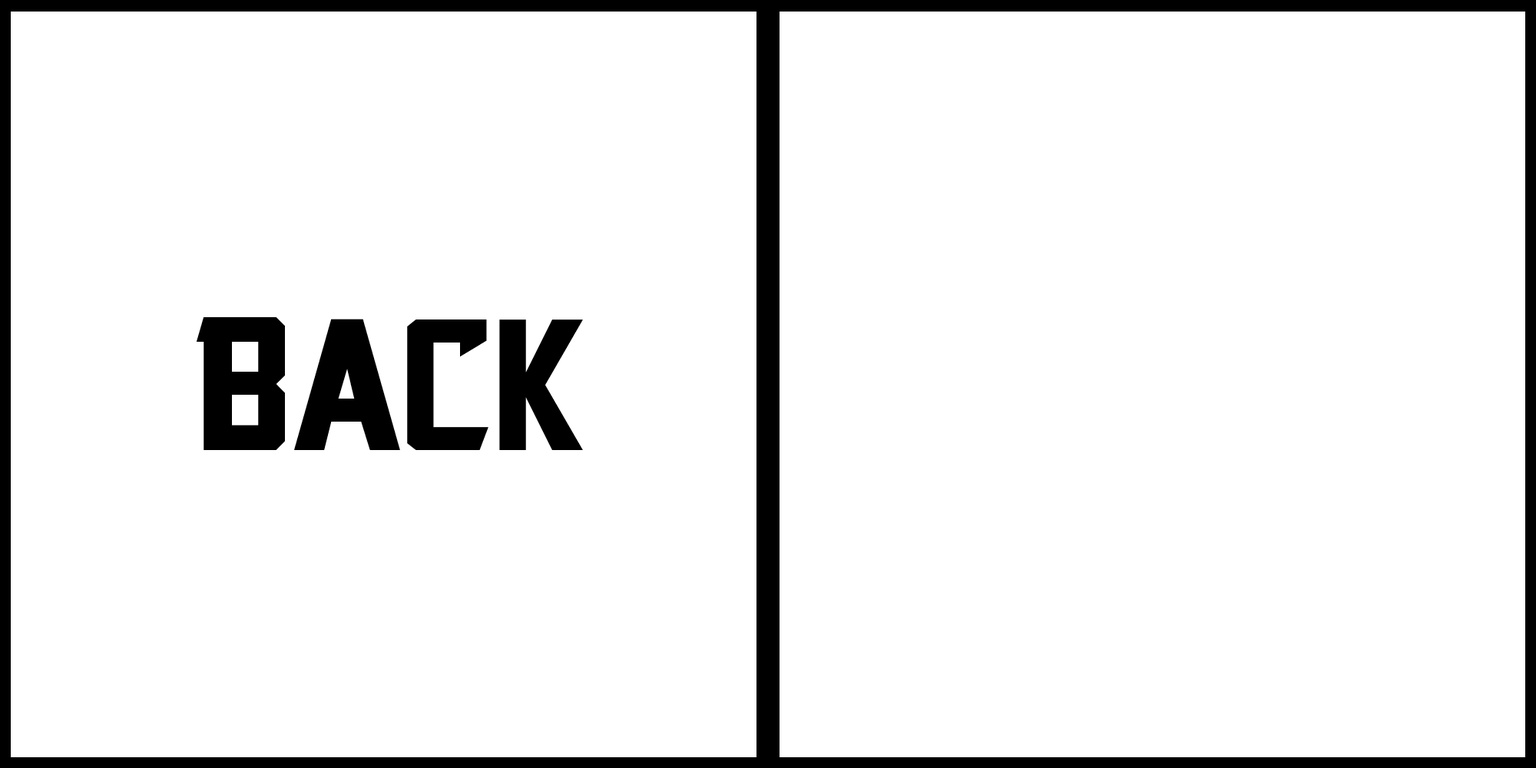
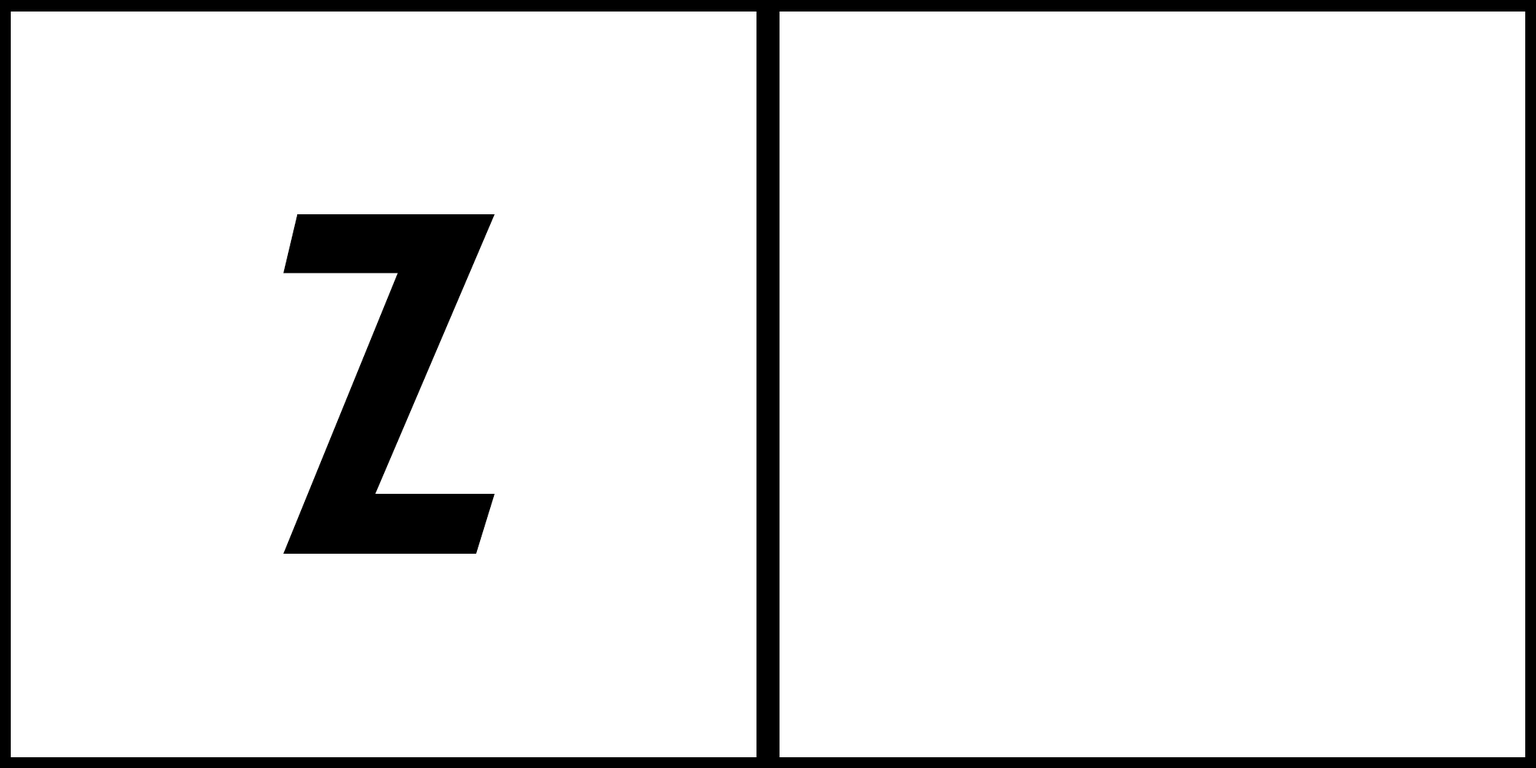
Comparing the layer stacks of the two 1536x768 images. Changes:
renamed "back" to "Z", painted on it over [left=195, top=214, right=583, bottom=554]
